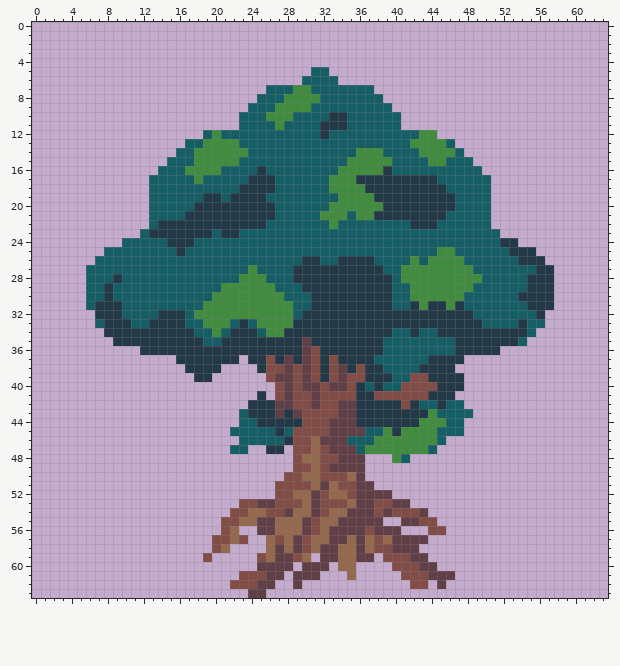
Two versions of one pixel-art file, Assets/Sprites/Trees/Tree1.aseprite. Above: the version before the commit.
64x64 pixels, 1 frame.
The same view after the edit:
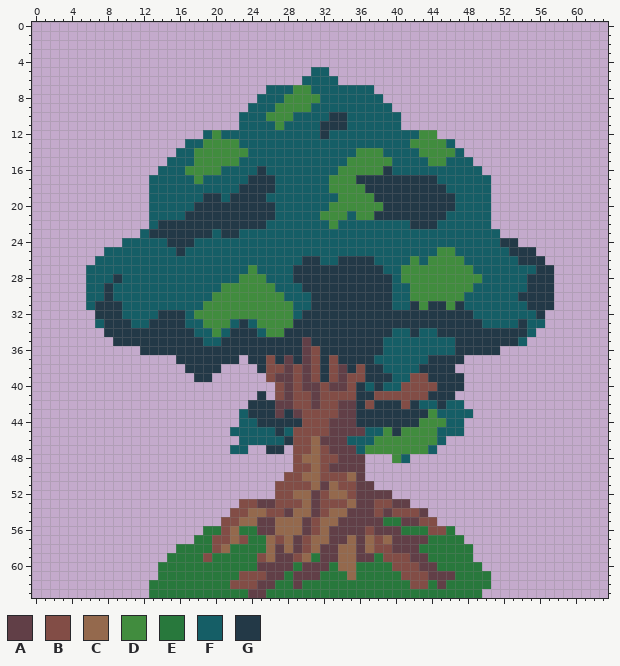
Palette (. is transparent): A #613f47  B #824d46  C #94694d  D #418c3e  E #28783c  F #155e66  G #233947
What changed:
y 42: x 37 G -> B
y 55: x 39..40 .. -> EE
y 56: x 19..20 .. -> EE; x 23..24 .. -> EE; x 41..43 ... -> EEE; x 46 . -> E
y 57: x 18..19 .. -> EE; x 24..25 .. -> EE; x 44..47 .... -> EEEE
y 58: x 16..19 .... -> EEEE; x 22..25 .... -> EEEE; x 43..48 ...... -> EEEEEE
y 59: x 15..18 .... -> EEEE; x 20..24 ..... -> EEEEE; x 31 . -> E; x 38 . -> E; x 44..48 ..... -> EEEEE
y 60: x 14..24 ........... -> EEEEEEEEEEE; x 29 . -> E; x 33 . -> E; x 36..39 .... -> EEEE; x 45..49 ..... -> EEEEE
y 61: x 14..22 ......... -> EEEEEEEEE; x 28 . -> E; x 32..34 ... -> EEE; x 36..40 ..... -> EEEEE; x 47..50 .... -> EEEE
y 62: x 13..21 ......... -> EEEEEEEEE; x 27..28 .. -> EE; x 30..41 ............ -> EEEEEEEEEEEE; x 44 . -> E; x 46..50 ..... -> EEEEE
y 63: x 13..23 ........... -> EEEEEEEEEEE; x 26..49 ........................ -> EEEEEEEEEEEEEEEEEEEEEEEE
